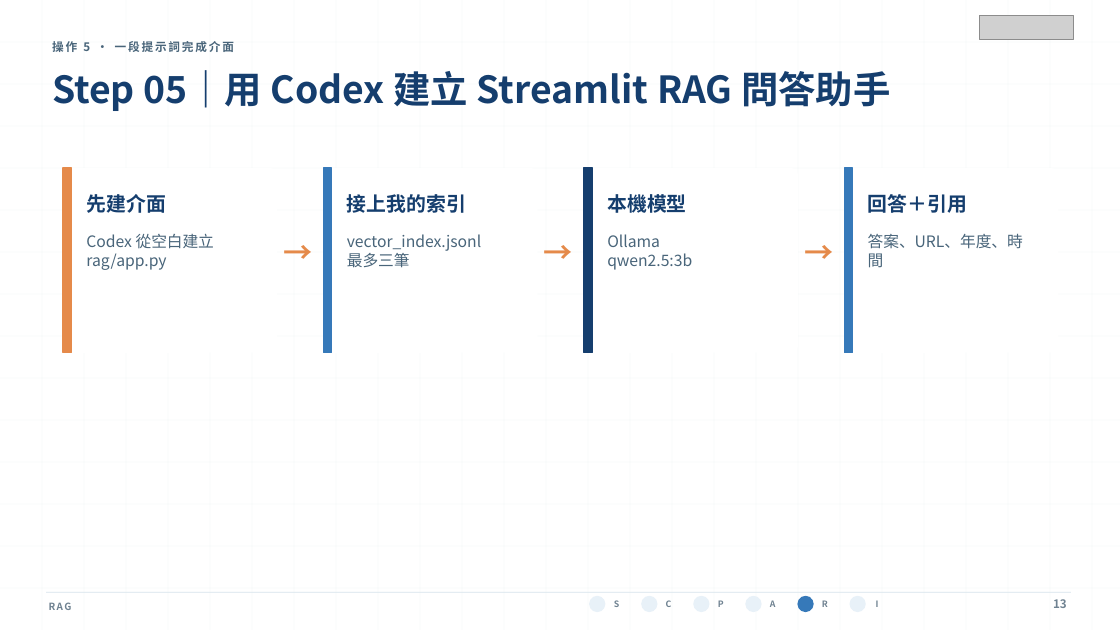
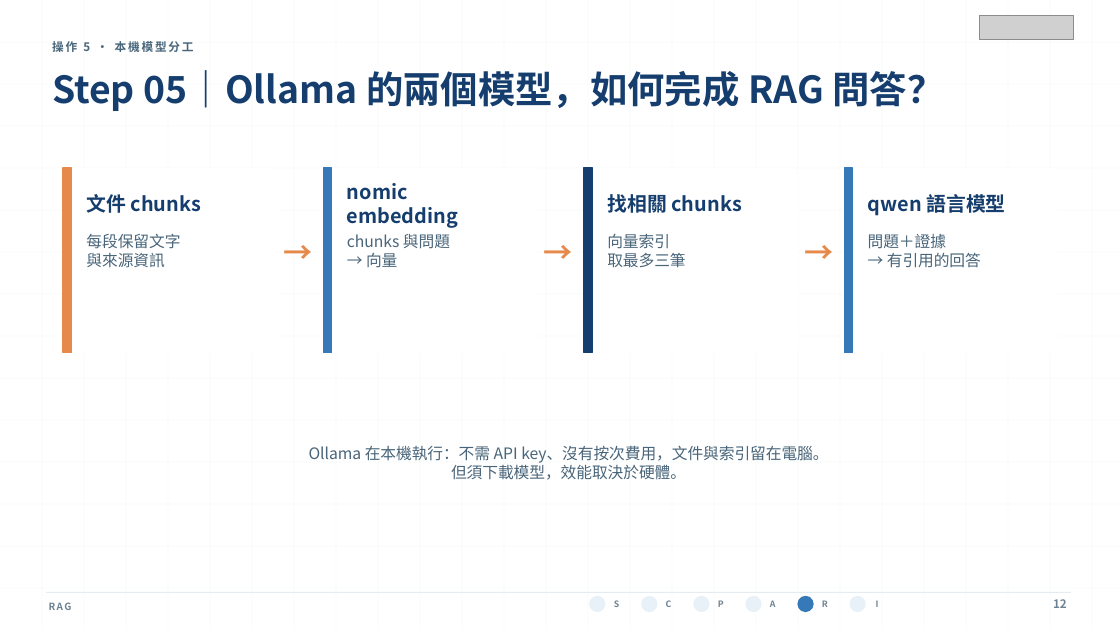
Before and after one commit to MEDA-TW/20260803-Workshop, a slide deck: slide 12 of course/day-03/instructor/slides/day-03-generative-ai-text-analysis.pptx (slide 13 before the commit). Drawn at 1120x630 pixels with LibreOffice and Linux fonts; fonts in the diff are those of the drawing; grey boxes stand for pictures. Boxes give left, top, right and bottom in pixels: in the first picture for what was removed or moved away, otherwise in the second. Text is boxed around its words. In the diff, an @@ line names an element or a change of style, - is before the commit and + after.

```diff
--- a/course/day-03/instructor/slides/day-03-generative-ai-text-analysis.pptx
+++ b/course/day-03/instructor/slides/day-03-generative-ai-text-analysis.pptx
@@ text at (x1=52, y1=41, x2=194, y2=52): text changed @@
-操作 5 · 一段提示詞完成介面
+操作 5 · 本機模型分工
@@ text at (x1=52, y1=70, x2=944, y2=111): text changed @@
-Step 05｜用 Codex 建立 Streamlit RAG 問答助手
+Step 05｜Ollama 的兩個模型，如何完成 RAG 問答？
@@ text at (x1=87, y1=194, x2=201, y2=213): text changed @@
-先建介面
+文件 chunks
@@ text at (x1=347, y1=183, x2=458, y2=228): text changed @@
-接上我的索引
+nomic embedding
@@ text at (x1=607, y1=194, x2=741, y2=213): text changed @@
-本機模型
+找相關 chunks
@@ text at (x1=868, y1=194, x2=1005, y2=216): text changed @@
-回答＋引用
+qwen 語言模型
@@ text at (x1=86, y1=234, x2=180, y2=268): text changed @@
-Codex 從空白建立
-rag/app.py
+每段保留文字
+與來源資訊
@@ text at (x1=347, y1=234, x2=450, y2=268): text changed @@
-vector_index.jsonl
-最多三筆
+chunks 與問題
+→ 向量
@@ text at (x1=607, y1=233, x2=685, y2=268): text changed @@
-Ollama
-qwen2.5:3b
+向量索引
+取最多三筆
@@ text at (x1=868, y1=234, x2=981, y2=268): text changed @@
-答案、URL、年度、時間
+問題＋證據
+→ 有引用的回答
@@ text added at (x1=309, y1=445, x2=828, y2=480), 13.5 pt, text #49657A @@
+Ollama 在本機執行：不需 API key、沒有按次費用，文件與索引留在電腦。
+但須下載模型，效能取決於硬體。
```
Also in this commit, not shown: 12 other slides changed, 1 slide added, 2 slides removed, 51 other files.
